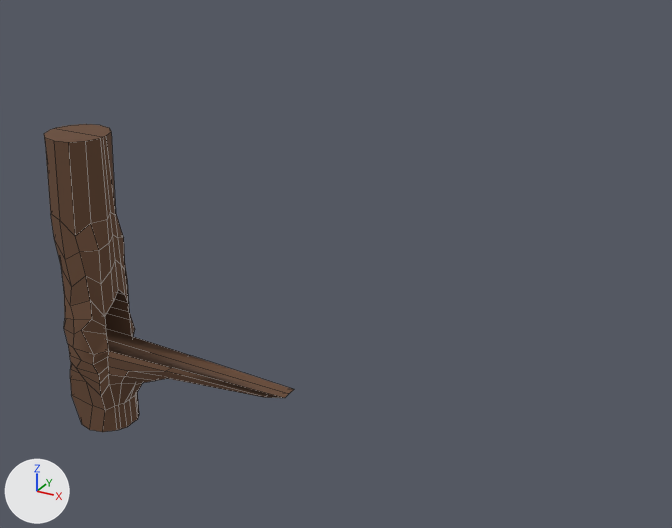
Before and after pictures for a commit that changed the FBX model Gnome Game/Assets/Models/TreePlatform.fbx.
Both versions are drawn from a 50 mm lens placed at (20.1, -20.3, 14.7), pointed at (8.6, 0.6, 4.3). Arrows for +X, +Y and +Z are at lower left; the lights stay in place. Mesh edges are drawn as thin lines. Where no turn or scale is listed for an object, it has been applied to the vertices.
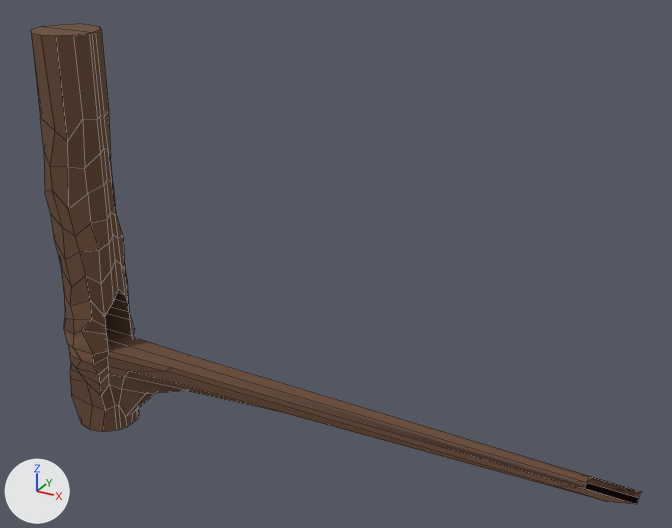
Where the newer file only moved an object's origin or applied its transform, the numbers keep the older frame.

The edits, one by one:
me_cylinder_001 is used by ob_cylinder; location (0.0, 0.0, 2.0).
me_cylinder_001 had 243 vertices, 224 faces and spanned x -0.99..7.32, y -1.1..1.1, z -5.02..5.02.
me_cylinder_001 now has 297 vertices, 278 faces and spans x -0.99..17.53, y -1.1..1.1, z -5.02..8.09.
Part 1, on me_cylinder_001:
14 vertices are removed from x -0.99..0.99, y -1.0..1.0, z 5.02.
18 faces are deleted.
4 vertices move from x -0.98..0.98, y -1.0..1.0, z 2.51..5.02 to x -0.98..0.98, y -1.0..1.0, z 2.27..3.68.
44 vertices are added at x -0.99..0.99, y -1.0..1.0, z 2.87..8.09.
6 new vertices lie (0.0, 0.0, 1.0) away from vertices in x -0.99..0.98, y -0.57..0.57, z 3.68..5.02.
6 new vertices lie (0.0, 0.0, 0.99) away from vertices in x -0.99..0.98, y -0.57..0.57, z 4.68.
6 new vertices lie (0.0, 0.0, 2.42) away from vertices in x -0.99..0.98, y -0.57..0.57, z 5.67.
66 new faces join them.
Part 2, on me_cylinder_001:
6 vertices are removed from x 6.62..7.32, y -0.28..0.28, z -2.16..-1.98.
10 faces are deleted.
3 vertices in x 3.15..3.2, y -0.39..0.39, z -2.51..-2.43 move by (3.95, 0.0, 0.0).
11 vertices move from x 0.97..2.47, y -0.46..0.46, z -4.07..-2.74 to x 0.99..4.08, y -0.46..0.46, z -4.6..-2.74.
6 vertices are added at (16.23, 0.28, -1.98), (16.22, 0.0, -1.98), (15.54, 0.28, -2.16), (15.53, 0.0, -2.16), (16.23, -0.28, -1.98), (15.54, -0.28, -2.16).
6 new vertices lie (1.3, 0.0, 0.0) away from vertices in x 15.53..16.23, y -0.28..0.28, z -2.16..-1.98.
16 new faces join them.

Pixel boxes [x1, y1, x2, y2] of what changed, in the pictures (672 x 528 px):
'Cylinder', reshaped (143% wider, 56% taller): before [44, 124, 294, 432]; after [31, 24, 641, 504]
part 1 of me_cylinder_001, built on: before [44, 124, 116, 259]; after [31, 24, 116, 259]
part 2 of me_cylinder_001, built on: before [106, 329, 294, 429]; after [106, 329, 641, 504]
